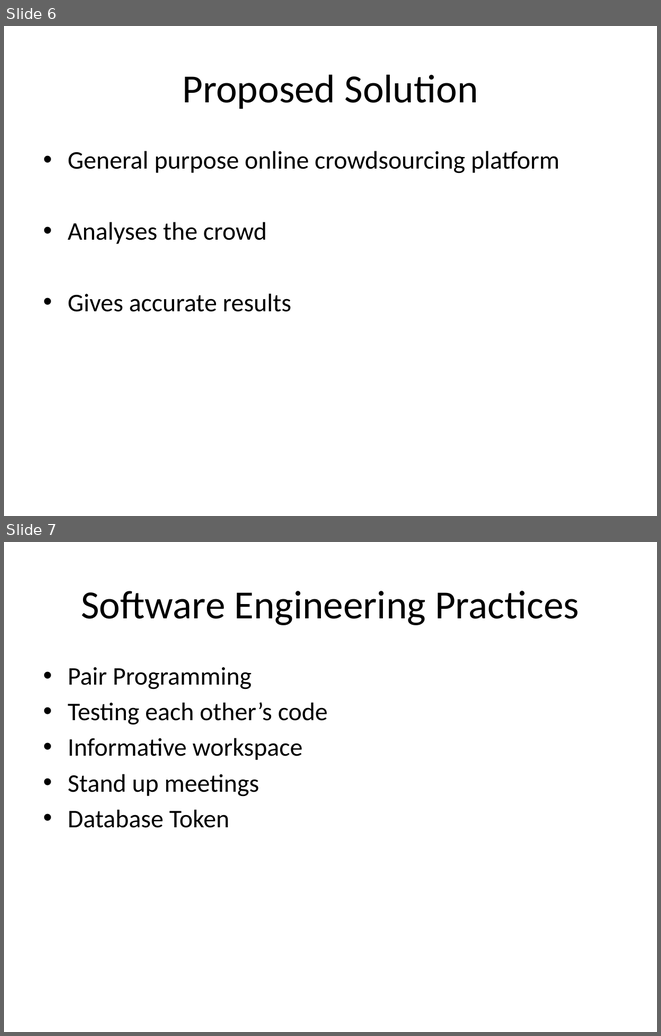
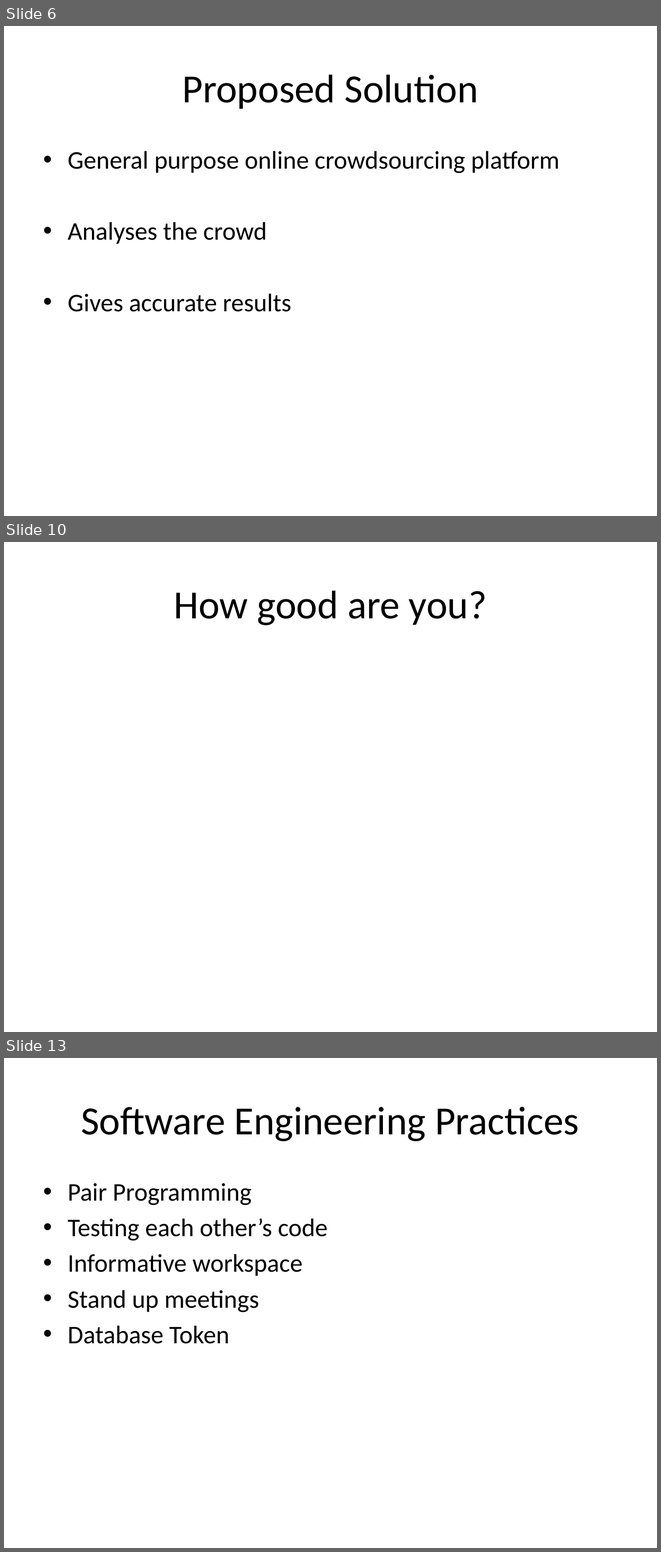
Before and after one commit to giovannic/crowdtrust, a slide deck: presentation/CrowdTrust .pptx. Shown one above the other, each under a label of ours: slides 6 and 7 before the commit, slides 6, 10 and 13 after it; the slides between them are not shown. The pictures are 661x1036 and 661x1552 pixels, drawn with LibreOffice and Linux fonts; fonts in the diff are those of the drawing; background and template pictures are left out. Boxes give left, top, right and bottom in pixels: in the first picture for what was removed or moved away, otherwise in the second. Text is boxed around its words. In the diff, an @@ line names an element or a change of style, - is before the commit and + after.

```diff
--- a/presentation/CrowdTrust .pptx
+++ b/presentation/CrowdTrust .pptx
@@ slide 10 added at (x1=4, y1=542, x2=657, y2=1032), background picture (left out) @@
@@ title added at (x1=174, y1=590, x2=487, y2=625), 44 pt, text #000000 @@
+How good are you?
@@ what was slide 7 is now slide 13 @@
```
Also in this commit, not shown: 1 slide changed, 5 other slides added.
